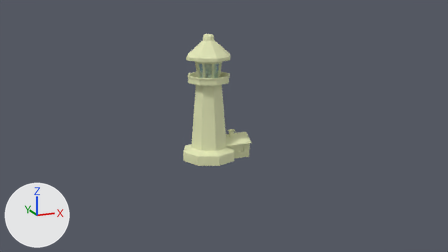
A saved change to the Blender file Tcc.blend.
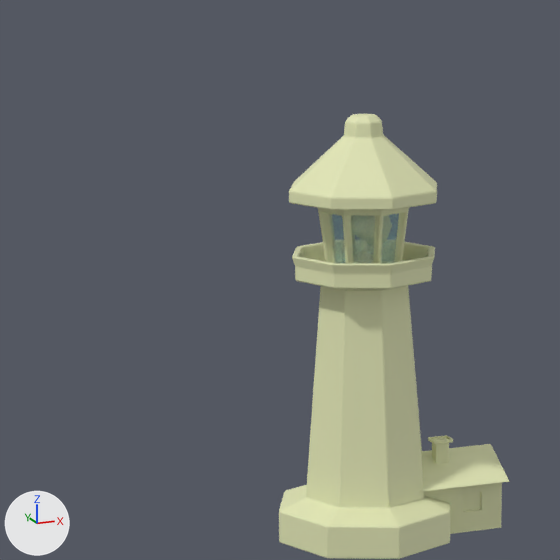
Each version is shown from the file's camera 'Camera', then close up on the part from 22% to 60% of the width and 0% to 66% of the height. Arrows for +X, +Y and +Z are at lower left; the lights stay in place.

The first close-up shows 'Cube', 'Farol'.
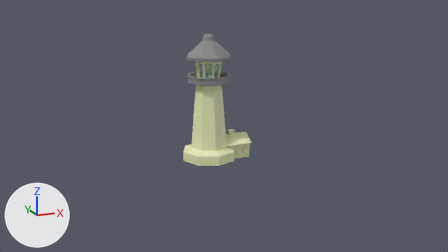
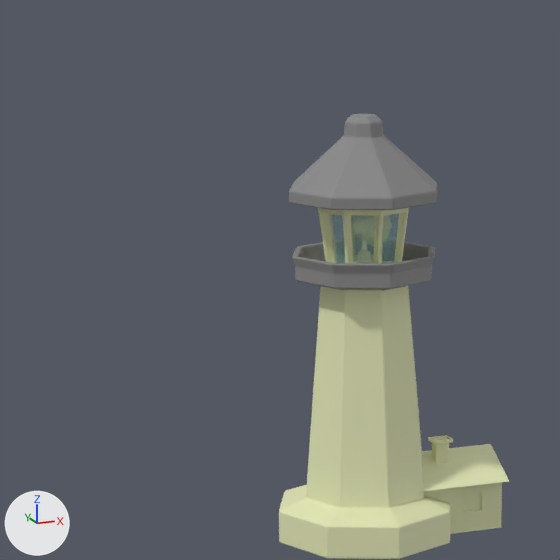
What differs and where, as boxes (x1, y1, x2, y2) in the close-ups (560 x 560 px):
part 1 of me_cube_001, recoloured (yellow to grey)
    both: (289, 114, 437, 291)

Diff of the bpy script that builds the scene:
```diff
--- a/Tcc.blend.py
+++ b/Tcc.blend.py
@@ mat_material @@
+mat_material = principled_material('Material')
+mat_material.base_color = (0.245, 0.245, 0.245)  # grey #888888
@@ me_cube_001 @@
 me_cube_001.from_pydata(...)  # 283 vertices, 284 faces; spans x -1.0..1.0, y -1.0..1.0, z -3.02..1.52
 # used by ob_farol; location = (0.0, 0.0, 3.66)
+# me_cube_001 part 1: 92 of the faces centred in x -0.71..0.71, y -0.71..0.71, z -0.2..1.52 switch from mat_base (yellow #e3e7b7) to mat_material (grey #888888)
 me_cube_001.materials.append(mat_vidro)
```
